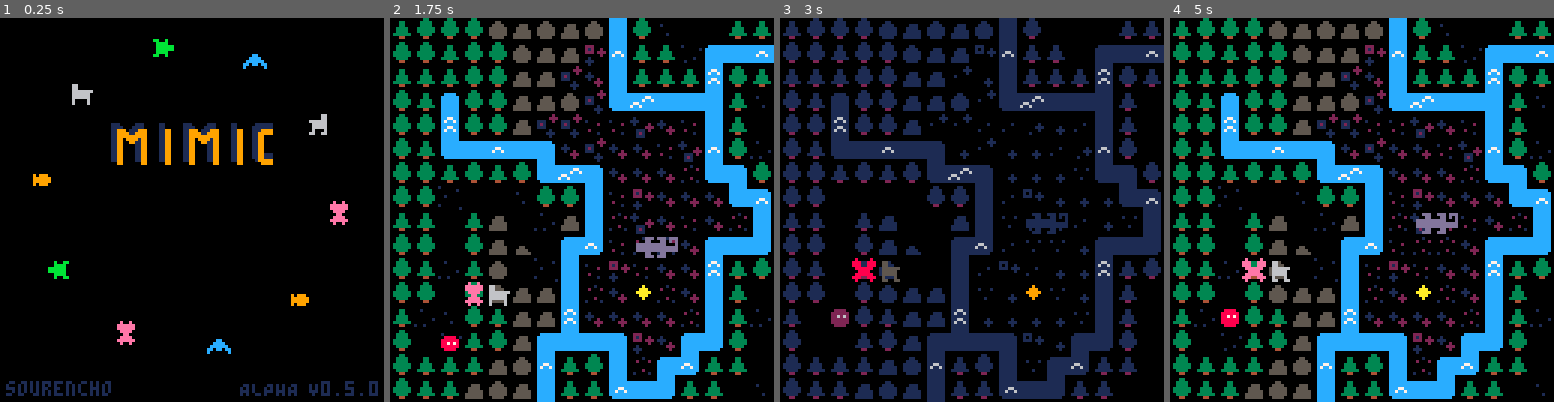
Above: before the commit, frames 1-4 (left to right).
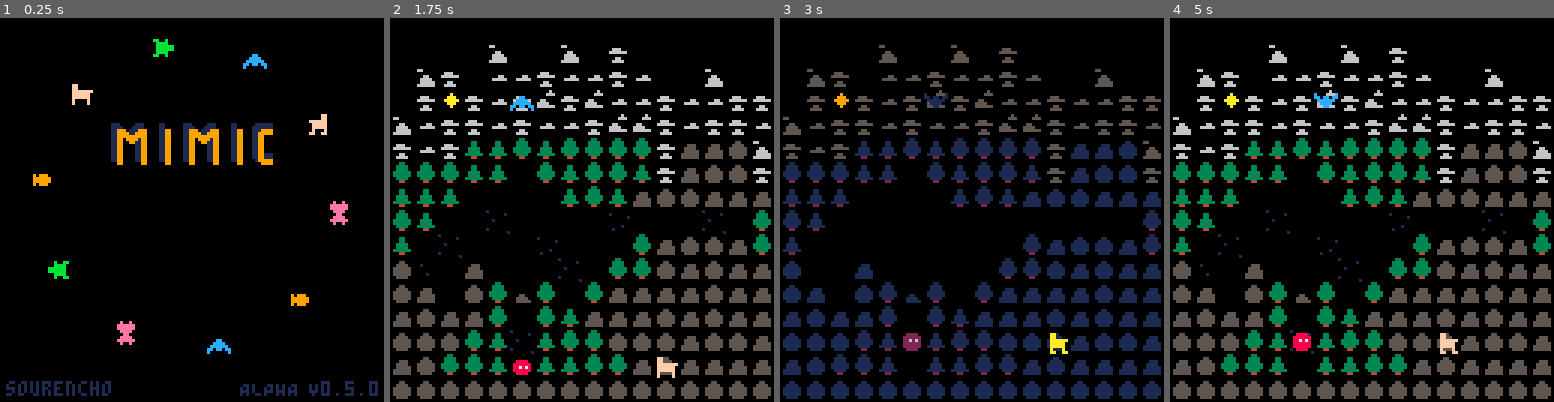
Above: after the commit, the same moments.

Repository: sourencho/mimic
Game: PICO-8 cartridge mimic.p8
The game is run twice, just before and just after one commit, with the same random seed, the same clock (stepped at 60 frames per second) and the same inputs.
Inputs:
- Up to frame 1 (0.25 s): no input
- Up to frame 2 (1.75 s): tap X (X key) at 0.33, 1.07 s; tap O (Z key) at 0.7, 1.7 s; hold Right from 1.6 s (still down)
- Up to frame 3 (3 s): tap X (X key) at 1.85, 2.97 s; release Right at 2.1 s; tap O (Z key) at 2.1, 2.5, 2.9 s; hold Up 2.15-2.42 s; hold Right from 2.47 s (still down)
- Up to frame 4 (5 s): release Right at 3.03 s; hold Left 3.08-3.58 s; tap O (Z key) every 0.4 s from 3.3 to 4.9 s; hold Down 3.63-3.97 s; hold Right 4.02-4.68 s; tap X (X key) at 4.08 s; hold Up from 4.73 s (still down)

The runs differ from the first frame. In frame 1, 0.3% of the frame differs, in the area x 18-86%, y 17-31%; in frame 2, 43%; in frame 3, 33%; in frame 4, 44%, in the area x 0-100%, y 0-100%.

Commit message:
color changes :o

Diff:
--- a/mimic.p8
+++ b/mimic.p8
@@ -9,7 +9,7 @@
 -- DATA
 
 -- SETTINGS
-start_level = 13
+start_level = 3
 last_level = 14
 level_count = last_level + 1
 skip_tutorial = true
Not shown, changed: 30 lines of the sprite sheet (__gfx__) section of mimic.p8
